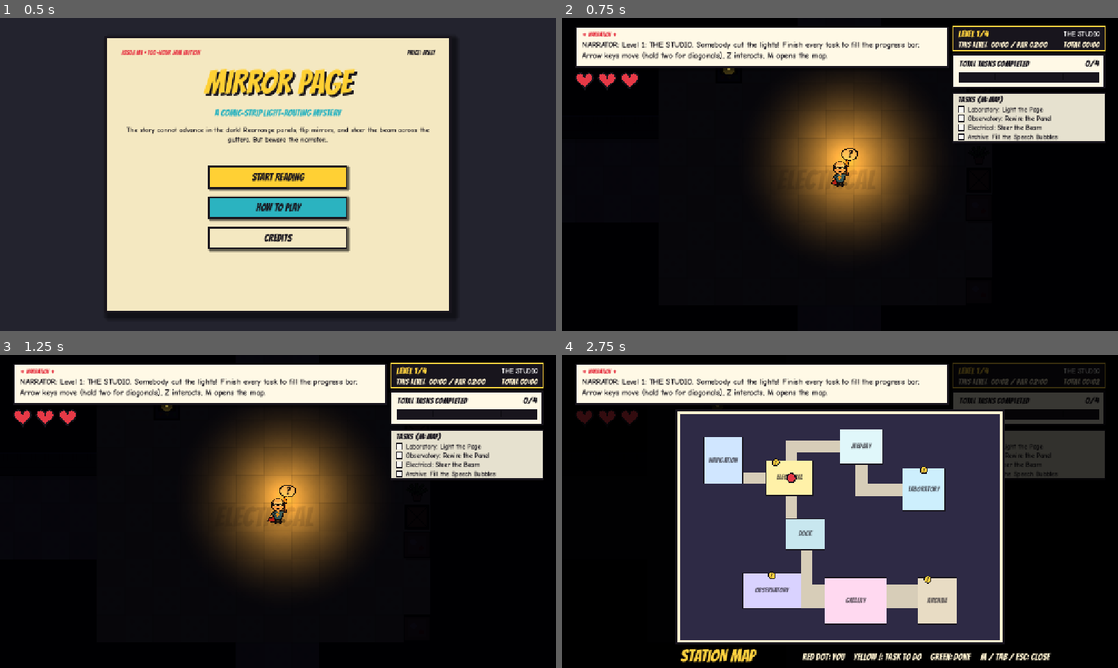
Above: before the commit, frames 1-4 (two rows, left to right).
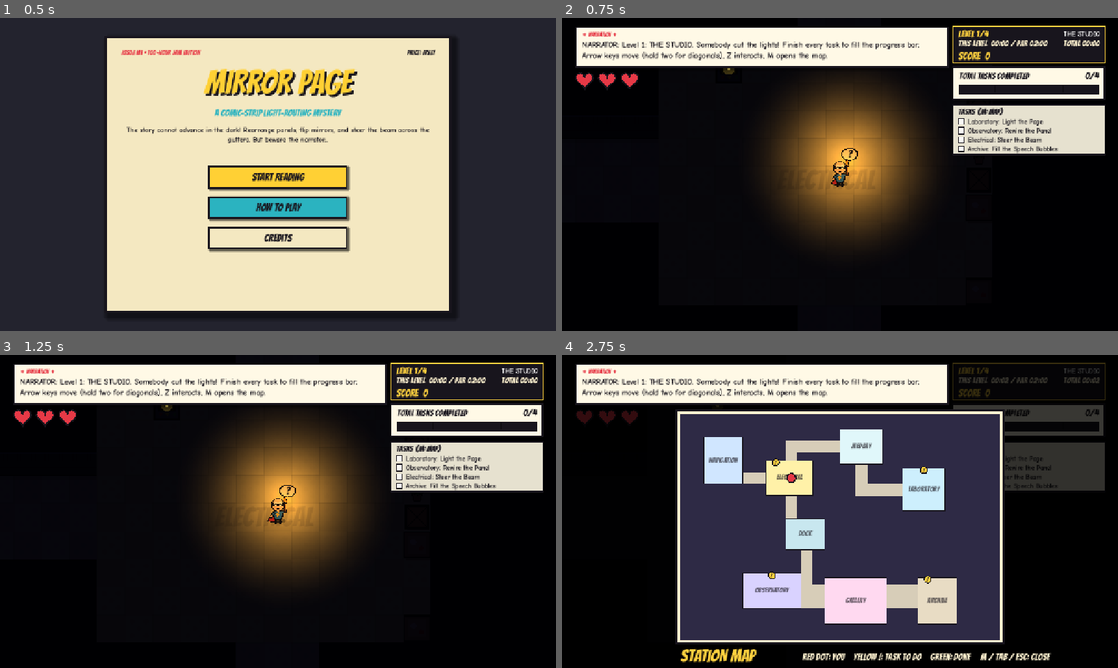
Above: after the commit, the same moments.

Repository: SankeerthNara/TGC-Game-Jam
Game: Godot game, scene res://scenes/main/main.tscn
Same seed, same stepped clock (60 frames per second), same inputs: the game is played once before the commit and once after it. Sound files missing from this copy of the repository are replaced by a short silence.
Inputs (mouse positions are in pixels of both pictures, inside the frame that each line leads up to):
- Up to frame 1 (0.5 s): no input
- Up to frame 2 (0.75 s): click "START READING" at 0.5 s
- Up to frame 3 (1.25 s): no input
- Up to frame 4 (2.75 s): tap Enter at 1.25 s; move the mouse to (962, 495) at 1.27 s; hold Right 1.28-2 s; tap M at 1.35 s; click (962, 495) at 1.42 s; tap Space at 1.52, 1.82 s; drag from (728, 527) to (812, 574) at 2.02 s

Frame 1 is identical in both runs. In frame 2, 6.4% of the frame differs, in the area x 70-98%, y 6-44%; in frame 3, 6.4%; in frame 4, 3.2%.

Commit message:
feat: adaptive difficulty after going over par, score system with ranks and breakdown, 3 minute boss in the plan
Co-Authored-By: Claude Sonnet 5.5 <noreply@anthropic.com>

Diff:
--- a/new-game-project/scripts/core/main.gd
+++ b/new-game-project/scripts/core/main.gd
@@ -22,6 +22,8 @@
 var level_splits: Array = []
 var _overlay: Node
 var _retrying := false
+var score := ScoreKeeper.new()
+var level_ease: Array[int] = [0, 0, 0, 0]
 var _task_layer: CanvasLayer
 
 var _caption: Label
@@ -36,12 +38,15 @@
 	world.task_requested.connect(_on_task_requested)
 	world.sabotage_started.connect(_on_sabotage_started)
 	world.sabotage_resolved.connect(func(def: Dictionary) -> void:
+		score.on_fixed(def.get("big", false))
 		EventBus.caption_changed.emit("NARRATOR: Crisis averted! %s is under control. Phew." % String(def["name"]).capitalize()))
 	world.sabotage_failed.connect(func(def: Dictionary, left: int) -> void:
+		score.on_failed(def.get("big", false))
 		view.shake(14.0)
 		EventBus.caption_changed.emit("NARRATOR: OUCH! %s hit you. %d heart%s left." % [String(def["name"]).capitalize(), left, "" if left == 1 else "s"]))
 	world.player_died.connect(_on_player_died)
 	world.task_disrupted.connect(func(task_name: String) -> void:
+		score.on_disrupted()
 		view.shake(10.0)
 		EventBus.caption_changed.emit("NARRATOR: Something tampered with \"%s\"! That task is undone. Do it again." % task_name))
 	_task_layer = CanvasLayer.new()
@@ -99,6 +104,9 @@
 	run_seed = randi()
 	level_splits.clear()
 	total_time = 0.0
+	score.new_run()
+	for i in level_ease.size():
+		level_ease[i] = 0
 	_clear_overlay()
 	_load_level(0)
 
@@ -108,8 +116,9 @@
 	level_idx = i
 	if not _retrying:
 		level_time = 0.0
+	score.start_level(_retrying)
 	_retrying = false
-	var data := LevelGenerator.generate(i, run_seed)
+	var data := LevelGenerator.generate(i, run_seed, level_ease[clampi(i, 0, level_ease.size() - 1)])
 	world.level_index = i
 	world.level_count = LevelGenerator.level_count()
 	world.level_title = LevelGenerator.level_title(i)
@@ -125,6 +134,7 @@
 		total_time += delta
 	world.level_time = level_time
 	world.total_time = total_time
+	world.score_total = score.live(level_idx, world.tasks_done.size())
 
 
 func _clear_overlay() -> void:
@@ -187,7 +197,7 @@
 	if game == null:
 		active_task = ""
 		return
-	game.difficulty = clampi(level_idx + world.fix_bonus(task_id), 0, 3)
+	game.difficulty = clampi(level_idx - world.level_ease + world.fix_bonus(task_id), 0, 3)
 	_set_state("task")
 	_task_layer.add_child(game)
 	game.finished.connect(func(success: bool) -> void: _on_task_finished(game, success))
@@ -220,6 +230,7 @@
 
 
 func _on_player_died() -> void:
+	score.on_death()
 	for c in _task_layer.get_children():
 		c.queue_free()
 	active_task = ""
@@ -238,6 +249,14 @@
 	level_splits.append(level_time)
 	EventBus.level_completed.emit(level_idx, level_time)
 	var last := level_idx >= LevelGenerator.level_count() - 1
+	var big_flags: Array = []
+	for sab in world.sabotage_defs.values():
+		big_flags.append(sab.get("big", false))
+	var result := score.finish_level(level_idx, world.tasks.size(), level_time, world.level_par, world.hp, world.max_health, big_flags)
+	# the next level is kinder if this one took longer than par (the run should stay about the same length)
+	if not last:
+		var over := level_time / float(maxi(world.level_par, 1))
+		level_ease[level_idx + 1] = 2 if over > 1.5 else (1 if over > 1.0 else 0)
 	_set_state("levelend")
 	var ov := LevelOverlay.new()
 	ov.title = "Level %d: %s" % [level_idx + 1, LevelGenerator.level_title(level_idx)]
@@ -246,8 +265,16 @@
 	ov.splits = level_splits.duplicate()
 	ov.par = world.level_par
 	ov.final = last
+	ov.lines = result["lines"]
+	ov.score = result["score"]
+	ov.rank = result["rank"]
+	ov.total_score = score.total
+	ov.level_scores = score.level_totals.duplicate()
+	ov.level_ranks = score.level_ranks.duplicate()
+	ov.overall_rank = score.overall_rank()
 	if not last:
 		ov.next_title = "Level %d" % (level_idx + 2)
+		ov.easier_next = level_ease[level_idx + 1] > 0
 	_overlay = ov
 	_task_layer.add_child(ov)
 	ov.continue_pressed.connect(func() -> void:
@@ -257,7 +284,7 @@
 			EventBus.request_quit_to_menu.emit()
 		else:
 			_load_level(level_idx + 1))
-	EventBus.caption_changed.emit("NARRATOR: Level complete! Checkpoint saved.")
+	EventBus.caption_changed.emit("NARRATOR: Level complete! Checkpoint saved. Rank %s." % result["rank"])
 
 
 func _wait_playing() -> void:
--- /dev/null
+++ b/new-game-project/scripts/core/score_keeper.gd
@@ -0,0 +1,155 @@
+class_name ScoreKeeper
+extends RefCounted
+## Score for one run. Time is only one small factor: the score rewards finishing tasks, stopping
+## sabotage, staying alive and staying healthy. Everything is shown to the player on the
+## level-complete card, and the rank (S/A/B/C) comes from the share of the level's maximum.
+
+const MULT := [1.0, 1.25, 1.5, 2.0] ## harder levels are worth more
+const TASK_POINTS := 100
+const FIX_POINTS := 150
+const FIX_POINTS_BIG := 250
+const FAIL_PENALTY := 100
+const FAIL_PENALTY_BIG := 200
+const DISRUPT_PENALTY := 50
+const HEART_POINTS := 100
+const NO_DEATH_BONUS := 300
+const DEATH_PENALTY := 250
+const TIME_BONUS_MAX := 300 ## only for finishing under par, and never a penalty for being slow
+
+var level_totals: Array[int] = []
+var level_ranks: Array[String] = []
+var total := 0
+
+var fixed := 0
+var fixed_big := 0
+var failed := 0
+var failed_big := 0
+var disrupts := 0
+var deaths := 0
+
+
+func new_run() -> void:
+	level_totals.clear()
+	level_ranks.clear()
+	total = 0
+	_clear_events()
+	deaths = 0
+
+
+func _clear_events() -> void:
+	fixed = 0
+	fixed_big = 0
+	failed = 0
+	failed_big = 0
+	disrupts = 0
+
+
+## retry = the level restarted after a death: events are replaced, deaths are remembered.
+func start_level(retry: bool) -> void:
+	_clear_events()
+	if not retry:
+		deaths = 0
+
+
+func on_fixed(big: bool) -> void:
+	if big:
+		fixed_big += 1
+	else:
+		fixed += 1
+
+
+func on_failed(big: bool) -> void:
+	if big:
+		failed_big += 1
+	else:
+		failed += 1
+
+
+func on_disrupted() -> void:
+	disrupts += 1
+
+
+func on_death() -> void:
+	deaths += 1
+
+
+func mult(level: int) -> float:
+	return MULT[clampi(level, 0, MULT.size() - 1)]
+
+
+## Running score for the HUD (this level so far plus finished levels).
+func live(level: int, tasks_done: int) -> int:
+	return total + _events_points() + int(tasks_done * TASK_POINTS * mult(level))
+
+
+func _events_points() -> int:
+	return fixed * FIX_POINTS + fixed_big * FIX_POINTS_BIG - failed * FAIL_PENALTY - failed_big * FAIL_PENALTY_BIG - disrupts * DISRUPT_PENALTY - deaths * DEATH_PENALTY
+
+
+## Final score of a level. sabotages = list of "big" flags for every sabotage the level could throw.
+func finish_level(level: int, tasks_total: int, seconds: float, par: int, hearts: int, max_hearts: int, sabotages: Array) -> Dictionary:
+	var m := mult(level)
+	var lines: Array = []
+	var pts := 0
+	var task_pts := int(tasks_total * TASK_POINTS * m)
+	lines.append(["Tasks finished (%d)" % tasks_total, task_pts])
+	pts += task_pts
+	if fixed + fixed_big > 0:
+		var v := fixed * FIX_POINTS + fixed_big * FIX_POINTS_BIG
+		lines.append(["Sabotage stopped in time (%d)" % (fixed + fixed_big), v])
+		pts += v
+	if failed + failed_big > 0:
+		var v := -(failed * FAIL_PENALTY + failed_big * FAIL_PENALTY_BIG)
+		lines.append(["Sabotage that hit you (%d)" % (failed + failed_big), v])
+		pts += v
+	if disrupts > 0:
+		lines.append(["Tasks tampered with (%d)" % disrupts, -disrupts * DISRUPT_PENALTY])
+		pts -= disrupts * DISRUPT_PENALTY
+	var heart_pts := hearts * HEART_POINTS
+	lines.append(["Hearts left (%d)" % hearts, heart_pts])
+	pts += heart_pts
+	if deaths == 0:
+		lines.append(["No deaths", NO_DEATH_BONUS])
+		pts += NO_DEATH_BONUS
+	else:
+		lines.append(["Deaths (%d)" % deaths, -deaths * DEATH_PENALTY])
+		pts -= deaths * DEATH_PENALTY
+	var time_pts := 0
+	if par > 0 and seconds < par:
+		time_pts = int(TIME_BONUS_MAX * (par - seconds) / float(par))
+		lines.append(["Under par time", time_pts])
+		pts += time_pts
+	# the best possible score of this level, for the rank
+	var best := task_pts + max_hearts * HEART_POINTS + NO_DEATH_BONUS + TIME_BONUS_MAX
+	for big in sabotages:
+		best += FIX_POINTS_BIG if big else FIX_POINTS
+	pts = maxi(pts, 0)
+	var ratio := float(pts) / float(maxi(best, 1))
+	var rank := "C"
+	if ratio >= 0.85:
+		rank = "S"
+	elif ratio >= 0.68:
+		rank = "A"
+	elif ratio >= 0.45:
+		rank = "B"
+	total += pts
+	level_totals.append(pts)
+	level_ranks.append(rank)
+	return {"lines": lines, "score": pts, "rank": rank, "best": best}
+
+
+## Overall rank from the average of the per-level ranks.
+func overall_rank() -> String:
+	if level_ranks.is_empty():
+		return "C"
+	var v := 0.0
+	for r in level_ranks:
+		v += {"S": 4.0, "A": 3.0, "B": 2.0, "C": 1.0}[r]
+	v /= level_ranks.size()
+	if v >= 3.6:
+		return "S"
+	if v >= 2.6:
+		return "A"
+	if v >= 1.6:
+		return "B"
+	return "C"
--- a/new-game-project/scripts/world/level_generator.gd
+++ b/new-game-project/scripts/world/level_generator.gd
@@ -77,16 +77,17 @@
 
 
 ## Always returns a valid, fully reachable level (retries with a new sub-seed if needed).
-static func generate(level: int, run_seed: int) -> Dictionary:
+## ease (0 to 2): the player ran over par on the last level, so this one has fewer tasks and kinder timers.
+static func generate(level: int, run_seed: int, ease := 0) -> Dictionary:
 	for attempt in 12:
-		var data := _try_generate(level, run_seed * 7919 + attempt * 104729)
+		var data := _try_generate(level, run_seed * 7919 + attempt * 104729, ease)
 		if not data.is_empty():
 			return data
 	push_error("LevelGenerator failed to build a level")
 	return {}
 
 
-static func _try_generate(level: int, seed_value: int) -> Dictionary:
+static func _try_generate(level: int, seed_value: int, ease := 0) -> Dictionary:
 	var rng := RandomNumberGenerator.new()
 	rng.seed = seed_value + level * 31
 	var def: Dictionary = LEVELS[clampi(level, 0, LEVELS.size() - 1)]
@@ -158,7 +159,7 @@
 			if g[y][x] == "." and _room_at(rooms, x, y) < 0:
 				is_corridor[Vector2i(x, y)] = true
 	# --- task and fix consoles against the top wall of rooms ---
-	var plan := _plan_tasks(def, level, rng)
+	var plan := _plan_tasks(def, level, rng, ease)
 	var tasks: Array = []
 	var fixes: Array = []
 	var used: Array[Vector2i] = []
@@ -246,7 +247,8 @@
 		if dist < 0:
 			return _fail("path")
 		var secs := maxi(30, int(round(float(dist) / WALK_TILES_PER_SEC * (2.7 - 0.3 * level) + 15.0)))
-		sab["seconds"] = maxi(28, int(secs * 0.85)) if sab["big"] else secs
+		var base_secs := maxi(28, int(secs * 0.85)) if sab["big"] else secs
+		sab["seconds"] = int(base_secs * (1.0 + 0.15 * ease))
 	# --- output in the same shape as a station data file ---
 	var rows: Array = []
 	for y in height:
@@ -260,14 +262,18 @@
 		t.erase("room_index")
 	return {
 		"mode": "station", "rows": rows, "rooms": out_rooms, "tasks": tasks, "fixes": fixes,
-		"sabotages": sabotages, "max_health": 3, "intro": "NARRATOR: " + String(def["intro"]), "par": def["par"],
+		"sabotages": sabotages, "max_health": 3, "intro": "NARRATOR: " + String(def["intro"]), "par": def["par"], "ease": ease,
 		"level": level, "title": def["title"],
 	}
 
 
-static func _plan_tasks(def: Dictionary, level: int, rng: RandomNumberGenerator) -> Dictionary:
+static func _plan_tasks(def: Dictionary, level: int, rng: RandomNumberGenerator, ease := 0) -> Dictionary:
 	var out: Array = []
-	for spec: String in def["tasks"]:
+	var specs: Array = def["tasks"].duplicate()
+	for i in ease:
+		if specs.size() > 3:
+			specs.remove_at(specs.size() - 1) # drop the last (hardest) task
+	for spec: String in specs:
 		var parts := spec.split(":")
 		var type := parts[0]
 		var names: Array = TASK_NAMES[type]
--- a/new-game-project/scripts/world/level_overlay.gd
+++ b/new-game-project/scripts/world/level_overlay.gd
@@ -1,6 +1,6 @@
 class_name LevelOverlay
 extends Control
-## Between levels: shows this level's time, the total, and the checkpoint. At the very end it shows every level's time.
+## Between levels: the score breakdown, rank and times. At the very end: every level's time, score and rank.
 
 signal continue_pressed
 
@@ -8,6 +8,7 @@
 const FONT_BODY := preload("res://assets/fonts/ComicNeue-Bold.ttf")
 const INK := Color("18151d")
 const GOLD := Color("ffd23f")
+const RANK_COLORS := {"S": Color("ffb703"), "A": Color("2dc653"), "B": Color("3a86ff"), "C": Color("8d99ae")}
 
 var final := false
 var title := ""
@@ -16,6 +17,14 @@
 var splits: Array = []
 var next_title := ""
 var par := 0
+var lines: Array = [] ## [[label, points]]
+var score := 0
+var rank := "C"
+var total_score := 0
+var level_scores: Array = []
+var level_ranks: Array = []
+var overall_rank := "C"
+var easier_next := false
 var _t := 0.0
 
 
@@ -41,44 +50,64 @@
 		get_viewport().set_input_as_handled()
 
 
+func _rank_badge(c: Vector2, r: float, letter: String) -> void:
+	draw_circle(c + Vector2(3, 4), r, Color(0, 0, 0, 0.35))
+	draw_circle(c, r, INK)
+	draw_circle(c, r - 5, RANK_COLORS.get(letter, Color.WHITE))
+	var fs := int(r * 1.5)
+	var sz := FONT_SHOUT.get_string_size(letter, HORIZONTAL_ALIGNMENT_LEFT, -1, fs)
+	draw_string(FONT_SHOUT, c + Vector2(-sz.x * 0.5, fs * 0.33), letter, HORIZONTAL_ALIGNMENT_LEFT, -1, fs, INK)
+
+
 func _draw() -> void:
 	var vp := get_viewport_rect().size
 	var k := minf(_t / 0.4, 1.0)
-	draw_rect(Rect2(Vector2.ZERO, vp), Color(0, 0, 0, 0.78 * k))
-	var h := 300.0 + (splits.size() * 34.0 if final else 0.0)
-	var panel := Rect2(Vector2(vp.x * 0.5 - 340, vp.y * 0.5 - h * 0.5), Vector2(680, h))
+	draw_rect(Rect2(Vector2.ZERO, vp), Color(0, 0, 0, 0.8 * k))
+	var rows := splits.size() if final else lines.size()
+	var h := 330.0 + rows * 30.0
+	var panel := Rect2(Vector2(vp.x * 0.5 - 360, vp.y * 0.5 - h * 0.5), Vector2(720, h))
 	draw_rect(Rect2(panel.position + Vector2(8, 8), panel.size), Color(0, 0, 0, 0.5))
 	draw_rect(panel, Color("fff3d1"))
 	draw_rect(panel, INK, false, 6.0)
-	draw_rect(Rect2(panel.position, Vector2(panel.size.x, 78)), Color("2dc653") if not final else GOLD)
-	draw_rect(Rect2(panel.position, Vector2(panel.size.x, 78)), INK, false, 6.0)
+	draw_rect(Rect2(panel.position, Vector2(panel.size.x, 72)), Color("2dc653") if not final else GOLD)
+	draw_rect(Rect2(panel.position, Vector2(panel.size.x, 72)), INK, false, 6.0)
 	var head := "LEVEL COMPLETE!" if not final else "YOU SAVED THE STUDIO!"
-	var hs := FONT_SHOUT.get_string_size(head, HORIZONTAL_ALIGNMENT_LEFT, -1, 54)
-	draw_string(FONT_SHOUT, panel.position + Vector2((panel.size.x - hs.x) * 0.5, 58), head, HORIZONTAL_ALIGNMENT_LEFT, -1, 54, INK)
-	var y := panel.position.y + 120.0
-	draw_string(FONT_SHOUT, Vector2(panel.position.x + 40, y), title, HORIZONTAL_ALIGNMENT_LEFT, -1, 34, INK)
-	y += 44.0
+	var hs := FONT_SHOUT.get_string_size(head, HORIZONTAL_ALIGNMENT_LEFT, -1, 50)
+	draw_string(FONT_SHOUT, panel.position + Vector2((panel.size.x - hs.x) * 0.5, 54), head, HORIZONTAL_ALIGNMENT_LEFT, -1, 50, INK)
+	var y := panel.position.y + 108.0
+	var left := panel.position.x + 40.0
+	var right := panel.end.x - 40.0
+	draw_string(FONT_SHOUT, Vector2(left, y), title, HORIZONTAL_ALIGNMENT_LEFT, -1, 30, INK)
+	y += 34.0
 	if final:
 		for i in splits.size():
-			draw_string(FONT_BODY, Vector2(panel.position.x + 60, y), "Level %d" % (i + 1), HORIZONTAL_ALIGNMENT_LEFT, -1, 26, INK)
-			draw_string(FONT_SHOUT, Vector2(panel.end.x - 200, y), _fmt(splits[i]), HORIZONTAL_ALIGNMENT_RIGHT, 150, 28, INK)
-			y += 34.0
-		draw_line(Vector2(panel.position.x + 50, y - 16), Vector2(panel.end.x - 50, y - 16), INK, 3.0)
-		draw_string(FONT_SHOUT, Vector2(panel.position.x + 60, y + 14), "TOTAL TIME", HORIZONTAL_ALIGNMENT_LEFT, -1, 36, Color("c1121f"))
-		draw_string(FONT_SHOUT, Vector2(panel.end.x - 240, y + 14), _fmt(total_time), HORIZONTAL_ALIGNMENT_RIGHT, 190, 40, Color("c1121f"))
+			draw_string(FONT_BODY, Vector2(left + 10, y), "Level %d" % (i + 1), HORIZONTAL_ALIGNMENT_LEFT, -1, 24, INK)
+			draw_string(FONT_BODY, Vector2(left + 190, y), _fmt(splits[i]), HORIZONTAL_ALIGNMENT_LEFT, -1, 24, INK)
+			draw_string(FONT_SHOUT, Vector2(right - 190, y), "%d" % level_scores[i], HORIZONTAL_ALIGNMENT_RIGHT, 120, 26, INK)
+			_rank_badge(Vector2(right - 14, y - 9), 15.0, level_ranks[i])
+			y += 30.0
+		draw_line(Vector2(left, y - 10), Vector2(right, y - 10), INK, 3.0)
+		draw_string(FONT_SHOUT, Vector2(left + 10, y + 22), "TOTAL SCORE", HORIZONTAL_ALIGNMENT_LEFT, -1, 34, Color("c1121f"))
+		draw_string(FONT_SHOUT, Vector2(right - 200, y + 22), "%d" % total_score, HORIZONTAL_ALIGNMENT_RIGHT, 140, 40, Color("c1121f"))
+		_rank_badge(Vector2(right - 20, y + 10), 26.0, overall_rank)
+		draw_string(FONT_BODY, Vector2(left + 10, y + 56), "Total time %s" % _fmt(total_time), HORIZONTAL_ALIGNMENT_LEFT, -1, 22, INK)
 	else:
-		draw_string(FONT_BODY, Vector2(panel.position.x + 40, y), "Level time", HORIZONTAL_ALIGNMENT_LEFT, -1, 28, INK)
-		draw_string(FONT_SHOUT, Vector2(panel.end.x - 240, y), _fmt(level_time), HORIZONTAL_ALIGNMENT_RIGHT, 190, 34, INK)
-		y += 42.0
+		for ln in lines:
+			var pts: int = ln[1]
+			draw_string(FONT_BODY, Vector2(left + 10, y), String(ln[0]), HORIZONTAL_ALIGNMENT_LEFT, -1, 22, INK)
+			draw_string(FONT_SHOUT, Vector2(right - 210, y), "%s%d" % ["+" if pts >= 0 else "", pts], HORIZONTAL_ALIGNMENT_RIGHT, 150, 24, Color("2d6a4f") if pts >= 0 else Color("c1121f"))
+			y += 30.0
+		draw_line(Vector2(left, y - 10), Vector2(right, y - 10), INK, 3.0)
+		draw_string(FONT_SHOUT, Vector2(left + 10, y + 22), "LEVEL SCORE", HORIZONTAL_ALIGNMENT_LEFT, -1, 32, INK)
+		draw_string(FONT_SHOUT, Vector2(right - 210, y + 22), "%d" % score, HORIZONTAL_ALIGNMENT_RIGHT, 150, 36, INK)
+		_rank_badge(Vector2(right - 20, y + 8), 26.0, rank)
 		var under := par > 0 and level_time <= par
-		draw_string(FONT_BODY, Vector2(panel.position.x + 40, y), "Par time", HORIZONTAL_ALIGNMENT_LEFT, -1, 28, INK)
-		draw_string(FONT_SHOUT, Vector2(panel.end.x - 240, y), "%s  %s" % [_fmt(par), "UNDER PAR!" if under else "over par"], HORIZONTAL_ALIGNMENT_RIGHT, 190, 28, Color("2d6a4f") if under else Color("c1121f"))
-		y += 42.0
-		draw_string(FONT_BODY, Vector2(panel.position.x + 40, y), "Total time", HORIZONTAL_ALIGNMENT_LEFT, -1, 28, INK)
-		draw_string(FONT_SHOUT, Vector2(panel.end.x - 240, y), _fmt(total_time), HORIZONTAL_ALIGNMENT_RIGHT, 190, 34, INK)
-		y += 46.0
-		draw_string(FONT_BODY, Vector2(panel.position.x + 40, y), "Checkpoint saved! If you run out of hearts, you restart %s." % next_title, HORIZONTAL_ALIGNMENT_LEFT, 600, 20, Color("2d6a4f"))
+		draw_string(FONT_BODY, Vector2(left + 10, y + 54), "Time %s   Par %s   %s    Total score %d" % [_fmt(level_time), _fmt(par), "under par" if under else "over par", total_score], HORIZONTAL_ALIGNMENT_LEFT, -1, 20, Color("2d6a4f") if under else Color("5c5470"))
+		var note := "Checkpoint saved! If you run out of hearts, you restart %s." % next_title
+		if easier_next:
+			note += " The Narrator took pity: it will be a little easier."
+		draw_string(FONT_BODY, Vector2(left + 10, y + 82), note, HORIZONTAL_ALIGNMENT_LEFT, 640, 18, Color("2d6a4f"))
 	if _t > 0.7 and int(_t * 2.0) % 2 == 0:
 		var t := "PRESS Z TO CONTINUE" if not final else "PRESS Z FOR THE MENU"
-		var ts := FONT_SHOUT.get_string_size(t, HORIZONTAL_ALIGNMENT_LEFT, -1, 32)
-		draw_string(FONT_SHOUT, Vector2(panel.position.x + (panel.size.x - ts.x) * 0.5, panel.end.y - 22), t, HORIZONTAL_ALIGNMENT_LEFT, -1, 32, Color("e63946"))
+		var ts := FONT_SHOUT.get_string_size(t, HORIZONTAL_ALIGNMENT_LEFT, -1, 30)
+		draw_string(FONT_SHOUT, Vector2(panel.position.x + (panel.size.x - ts.x) * 0.5, panel.end.y - 16), t, HORIZONTAL_ALIGNMENT_LEFT, -1, 30, Color("e63946"))
--- a/new-game-project/scripts/world/task_hud.gd
+++ b/new-game-project/scripts/world/task_hud.gd
@@ -41,7 +41,7 @@
 	var total := world.tasks.size()
 	var done := world.tasks_done.size()
 	_draw_timers()
-	var box := Rect2(Vector2(900, 84), Vector2(350, 76))
+	var box := Rect2(Vector2(900, 112), Vector2(350, 76))
 	draw_rect(Rect2(box.position + Vector2(4, 4), box.size), Color(0, 0, 0, 0.4))
 	draw_rect(box, Color("fff9e6"))
 	draw_rect(box, INK, false, 4.0)
@@ -61,7 +61,7 @@
 		return
 	var n := world.tasks.size()
 	var lh := 21.0
-	var lbox := Rect2(Vector2(900, 172), Vector2(350, 30 + n * lh))
+	var lbox := Rect2(Vector2(900, 200), Vector2(350, 30 + n * lh))
 	draw_rect(Rect2(lbox.position + Vector2(4, 4), lbox.size), Color(0, 0, 0, 0.3))
 	draw_rect(lbox, Color(1, 0.98, 0.9, 0.9))
 	draw_rect(lbox, INK, false, 3.0)
@@ -140,12 +140,13 @@
 
 
 func _draw_timers() -> void:
-	var box := Rect2(Vector2(900, 20), Vector2(350, 56))
+	var box := Rect2(Vector2(900, 20), Vector2(350, 84))
 	draw_rect(Rect2(box.position + Vector2(4, 4), box.size), Color(0, 0, 0, 0.4))
 	draw_rect(box, Color("18151d"))
 	draw_rect(box, Color("ffd23f"), false, 3.0)
 	draw_string(FONT_SHOUT, box.position + Vector2(12, 24), "LEVEL %d/%d" % [world.level_index + 1, world.level_count], HORIZONTAL_ALIGNMENT_LEFT, -1, 22, Color("ffd23f"))
 	var over := world.level_par > 0 and world.level_time > world.level_par
-	draw_string(FONT_SHOUT, box.position + Vector2(12, 48), "THIS LEVEL  %s / PAR %s" % [_fmt(world.level_time), _fmt(world.level_par)], HORIZONTAL_ALIGNMENT_LEFT, -1, 20, Color("ff8b8b") if over else Color("fff3d1"))
-	draw_string(FONT_SHOUT, box.position + Vector2(box.size.x - 12 - 120, 48), "TOTAL %s" % _fmt(world.total_time), HORIZONTAL_ALIGNMENT_RIGHT, 120, 20, Color("fff3d1"))
+	draw_string(FONT_SHOUT, box.position + Vector2(12, 45), "THIS LEVEL  %s / PAR %s" % [_fmt(world.level_time), _fmt(world.level_par)], HORIZONTAL_ALIGNMENT_LEFT, -1, 20, Color("ff8b8b") if over else Color("fff3d1"))
+	draw_string(FONT_SHOUT, box.position + Vector2(box.size.x - 12 - 120, 45), "TOTAL %s" % _fmt(world.total_time), HORIZONTAL_ALIGNMENT_RIGHT, 120, 20, Color("fff3d1"))
 	draw_string(FONT_BODY, box.position + Vector2(box.size.x - 12 - 190, 22), world.level_title, HORIZONTAL_ALIGNMENT_RIGHT, 190, 15, Color("ffffff"))
+	draw_string(FONT_SHOUT, box.position + Vector2(12, 76), "SCORE  %d" % world.score_total, HORIZONTAL_ALIGNMENT_LEFT, -1, 24, Color("ffd23f"))
--- a/new-game-project/scripts/world/world.gd
+++ b/new-game-project/scripts/world/world.gd
@@ -65,6 +65,8 @@
 var level_time := 0.0
 var total_time := 0.0
 var level_par := 0
+var level_ease := 0
+var score_total := 0
 var _disrupt_armed := false
 
 var hero := HeroActor.new()
@@ -164,6 +166,7 @@
 		sabotage_defs[sd["id"]] = sd
 	intro = data.get("intro", "")
 	level_par = int(data.get("par", 0))
+	level_ease = int(data.get("ease", 0))
 	_disrupt_armed = false
 	rows.clear()
 	for r: String in data["rows"]:
Not shown, added: new-game-project/scripts/core/score_keeper.gd.uid
Not shown, changed: docs/SCOPE.md
Not shown, changed: docs/TASKS.md
Not shown, changed: docs/implementation_plan.html
Not shown, changed: docs/proposal.html
Not shown, changed: implementation_plan.pdf
Not shown, changed: proposal.pdf
